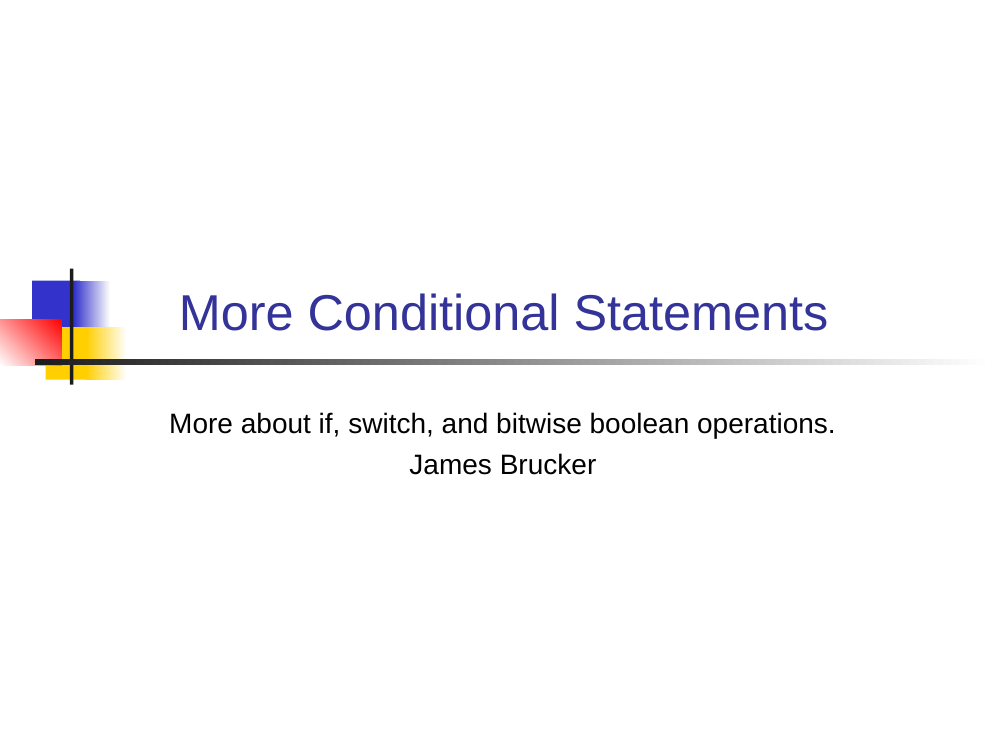
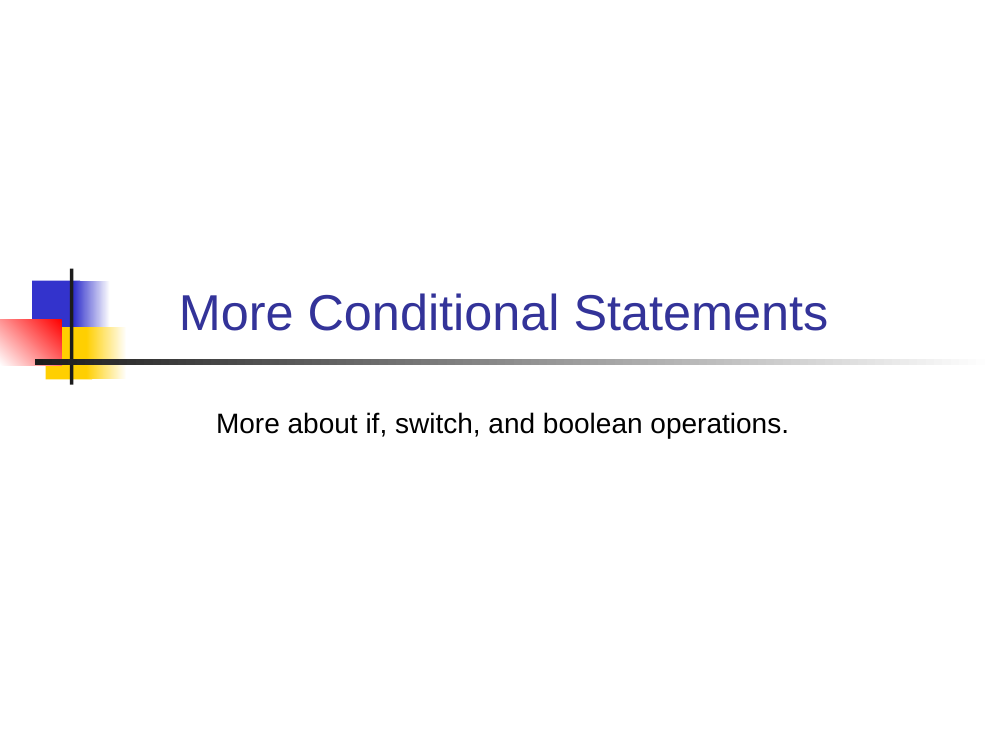
Before and after one commit to skeoop/skeoop.github.io, a slide deck: slide 1 of java-basics/10-Conditional2.ppt. Drawn at 1008x756 pixels with LibreOffice and Linux fonts; fonts in the diff are those of the drawing. Boxes give left, top, right and bottom in pixels: in the first picture for what was removed or moved away, otherwise in the second. Text is boxed around its words. In the diff, an @@ line names an element or a change of style, - is before the commit and + after.

```diff
--- a/java-basics/10-Conditional2.ppt
+++ b/java-basics/10-Conditional2.ppt
@@ subtitle at [216,412,789,439]: text changed @@
-More about if, switch, and bitwise boolean operations.
-James Brucker
+More about if, switch, and boolean operations.
```
Also in this commit, not shown: 21 other slides changed, 3 slides added, 8 slides removed, 14 other files.
